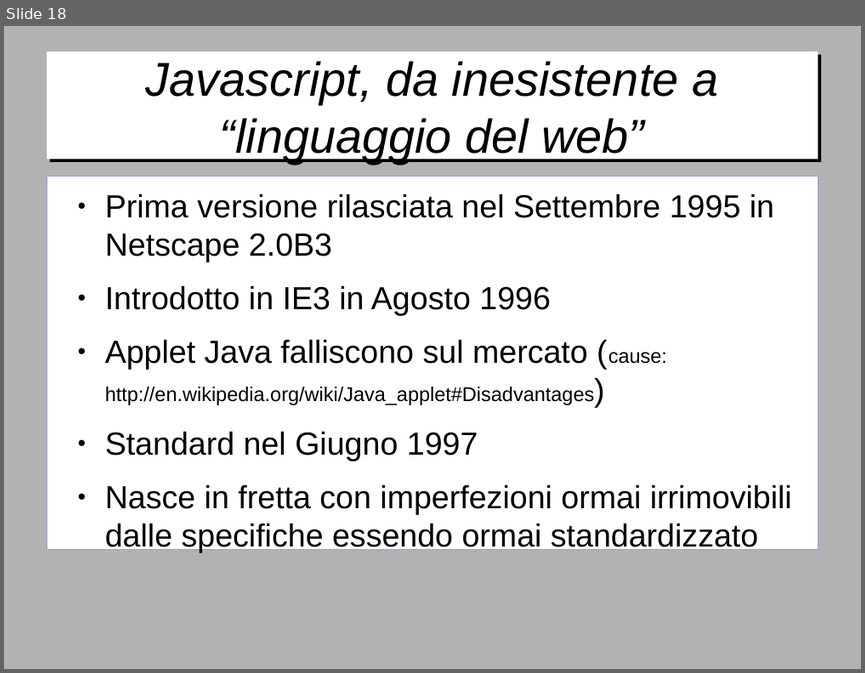
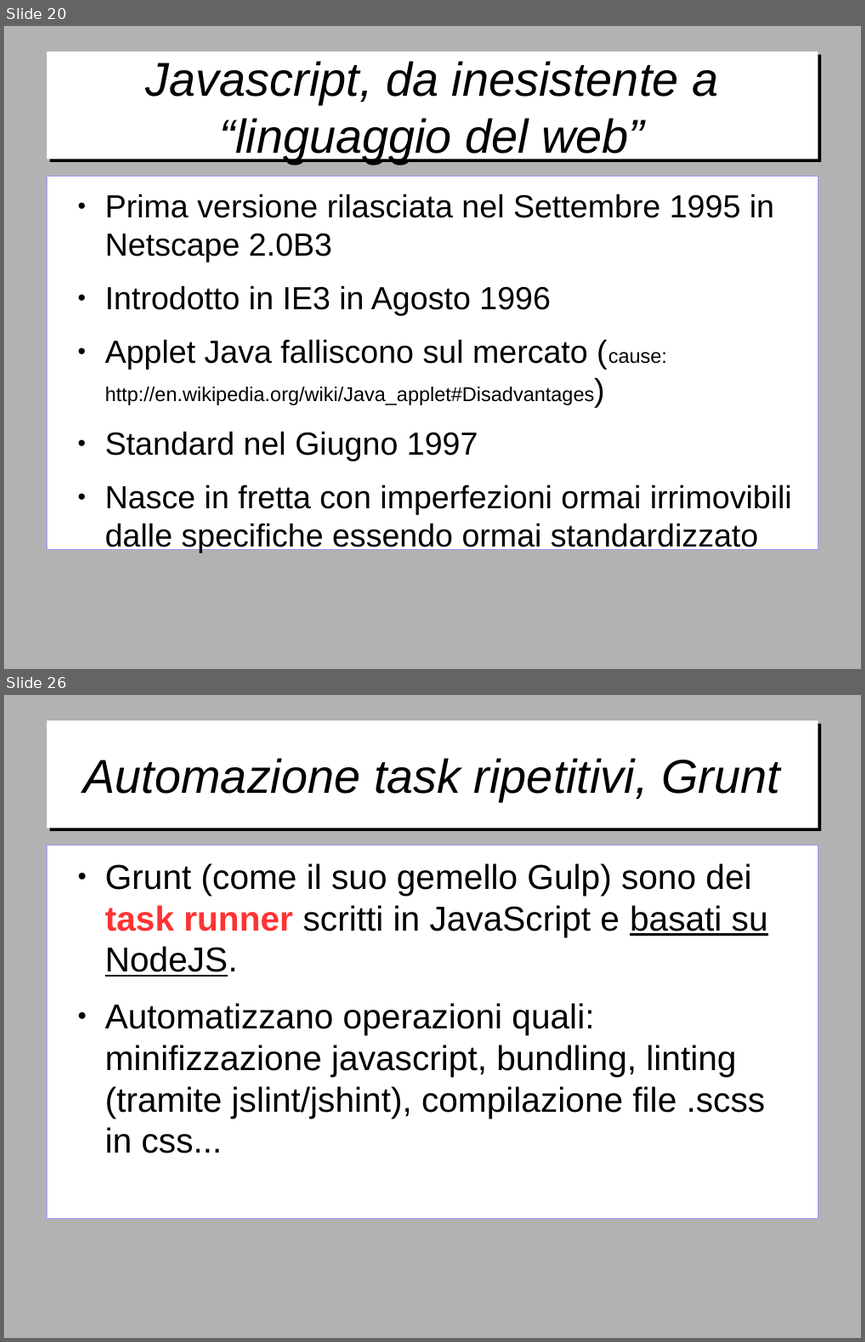
Before and after one commit to gitfer/ARXCourse, a slide deck: ARXCourse.odp. Shown one above the other, each under a label of ours: slide 18 before the commit, slides 20 and 26 after it; the slides between them are not shown. The pictures are 865x673 and 865x1342 pixels, drawn with LibreOffice and Linux fonts; fonts in the diff are those of the drawing; background and template pictures are left out. Boxes give left, top, right and bottom in pixels: in the first picture for what was removed or moved away, otherwise in the second. Text is boxed around its words. In the diff, an @@ line names an element or a change of style, - is before the commit and + after.

Commit message:
Node, grunt, bower, preprocessori

```diff
--- a/ARXCourse.odp
+++ b/ARXCourse.odp
@@ slide 26 added at (4, 695, 861, 1338), background #B2B2B2 @@
@@ title added at (46, 721, 818, 828), fill #FFFFFF, 44 pt, text #000000, italic @@
+Automazione task ripetitivi, Grunt
@@ text added at (46, 845, 818, 1219), fill #FFFFFF, outline #9999FF 0 pt, 32 pt, text #000000 @@
+● Grunt (come il suo gemello Gulp) sono dei task runner scritti in JavaScript e basati su NodeJS.
+● Automatizzano operazioni quali: minifizzazione javascript, bundling, linting (tramite jslint/jshint), compilazione file .scss in css...
@@ what was slide 18 is now slide 20 @@
```
Also in this commit, not shown: 9 slides changed, 10 other slides added, 3 other files.
